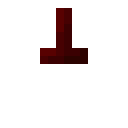
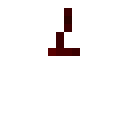
Layers edited between the first and the second 128 × 128 image:
painted on "Background" over (40, 8, 88, 64)
